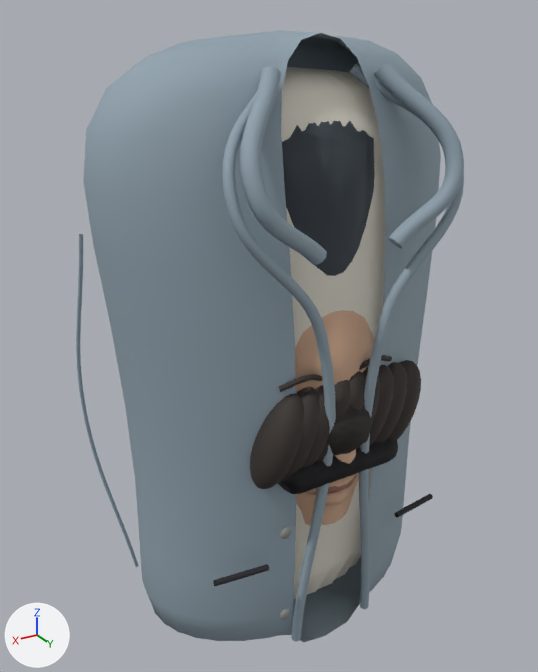
One commit to the glTF model assets/characters/civilian.glb: the scene before it, then after it.
Both versions are drawn from a 50 mm lens placed at (0.376, 0.607, 0.341), pointed at (0.006, -0.01, 0.033). The axes (+X, +Y, +Z) are drawn at lower left. The lights are the same throughout. The picture after the commit comes second. Vertices at exactly the same position are counted once.

In view in the first picture: 'hair', 'head', 'leg_r', 'shoe_l', 'shoe_r', 'torso' and 1 more.
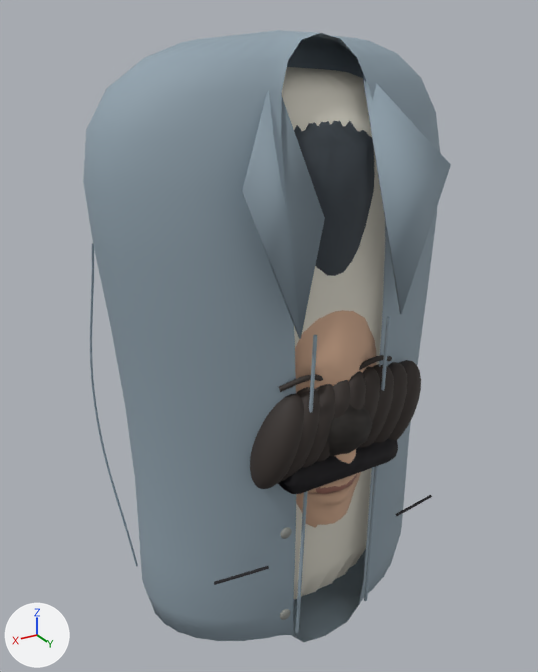
Diff of the bpy script that builds the scene:
```diff
--- a/assets/characters/civilian.glb.py
+++ b/assets/characters/civilian.glb.py
@@ me_sculpt @@
 # used by ob_torso; location = (0.0, 0.0, 0.0)
-me_sculpt.from_pydata(...)  # 3667 vertices, 7160 faces; spans x -0.194..0.194, y -0.111..0.14, z -0.289..0.329
+me_sculpt.from_pydata(...)  # 2899 vertices, 5648 faces; spans x -0.186..0.186, y -0.111..0.126, z -0.289..0.329
+# me_sculpt part 1: the loose piece of 104 vertices spanning x -0.135..-0.08, y 0.102..0.115, z -0.153..-0.147 is multiplied about its middle by the matrix ((0.159, -0.538, -0.231), (0.186, 0.256, -0.553), (6.083, 0.774, 0.023)), then moved by (0.065, 0.009, 0.07), in mat_cloth
+# me_sculpt part 2: the loose piece of 104 vertices spanning x 0.08..0.135, y 0.102..0.115, z -0.153..-0.147 is multiplied about its middle by the matrix ((0.159, 0.538, 0.231), (-0.186, 0.256, -0.553), (-6.083, 0.774, 0.023)), then moved by (-0.065, 0.009, 0.07), in mat_cloth
+# me_sculpt part 3: the loose piece of 104 vertices spanning x -0.135..-0.08, y 0.102..0.115, z -0.153..-0.147 is copied, and the copy is multiplied about its middle by the matrix ((0.992, 0.063, 0.0), (0.063, 0.508, 0.0), (0.0, 0.0, 0.5)); it spans x -0.135..-0.08, y 0.104..0.113, z -0.151..-0.148
+# me_sculpt part 4: the loose piece of 104 vertices spanning x 0.08..0.135, y 0.102..0.115, z -0.153..-0.147 is copied, and the copy is multiplied about its middle by the matrix ((0.992, -0.063, 0.0), (-0.063, 0.508, 0.0), (0.0, 0.0, 0.5)); it spans x 0.08..0.135, y 0.104..0.113, z -0.151..-0.148
+# me_sculpt part 5: the loose piece of 200 vertices spanning x 0.035..0.109, y 0.068..0.14, z 0.155..0.305 is rebuilt with 8 vertices and now spans x 0.031..0.105, y 0.06..0.124, z 0.089..0.3
+# me_sculpt part 6: the loose piece of 200 vertices spanning x -0.109..-0.035, y 0.068..0.14, z 0.155..0.305 is rebuilt with 8 vertices and now spans x -0.105..-0.031, y 0.06..0.124, z 0.089..0.3
+# me_sculpt part 7: the loose piece of 296 vertices spanning x -0.12..-0.016, y 0.051..0.132, z -0.26..0.304 is deleted
+# me_sculpt part 8: the loose piece of 296 vertices spanning x 0.016..0.12, y 0.051..0.132, z -0.26..0.304 is deleted
+# me_sculpt part 9: 43 vertices moved from x 0.154..0.188, y -0.079..-0.069, z -0.23..-0.07 to x 0.155..0.175, y -0.079..-0.072, z -0.21..-0.07; 154 vertices removed from x 0.148..0.194, y -0.079..-0.038, z -0.25..0.16; 154 vertices added at x 0.149..0.181, y -0.078..-0.039, z -0.25..0.15
+# other edits to the shape of me_sculpt do not show in these pictures
 me_sculpt.materials.append(mat_cloth)
```

What differs and where, as boxes (x1, y1, x2, y2) in the pictures (538 x 672 px; the box of a moved part takes in the faces that stretch with it):
'torso', reshaped
    before: (76, 30, 464, 642)
    after: (83, 30, 451, 642)
part 1 of me_sculpt, moved or reshaped
    before: (395, 494, 433, 518)
    after: (364, 317, 390, 601)
part 2 of me_sculpt, moved or reshaped
    before: (213, 564, 269, 586)
    after: (295, 335, 317, 633)
part 3 of me_sculpt, added
    after: (395, 495, 432, 516)
part 4 of me_sculpt, added
    after: (214, 566, 269, 585)
part 5 of me_sculpt, rebuilt (25% taller)
    before: (240, 66, 327, 265)
    after: (242, 90, 325, 339)
part 6 of me_sculpt, rebuilt (31% taller)
    before: (374, 62, 464, 249)
    after: (361, 69, 451, 314)
part 7 of me_sculpt, deleted
    before: (349, 63, 464, 609)
part 8 of me_sculpt, deleted
    before: (222, 92, 336, 642)
part 9 of me_sculpt, moved or reshaped
    before: (76, 234, 138, 567)
    after: (90, 244, 138, 566)
'shoe_r', unchanged, uncovered by the edit
    before: (285, 405, 398, 493)
    after: (277, 405, 398, 494)
'shoe_l', unchanged, covered by the edit
    before: (277, 405, 398, 494)
    after: (282, 428, 398, 493)
